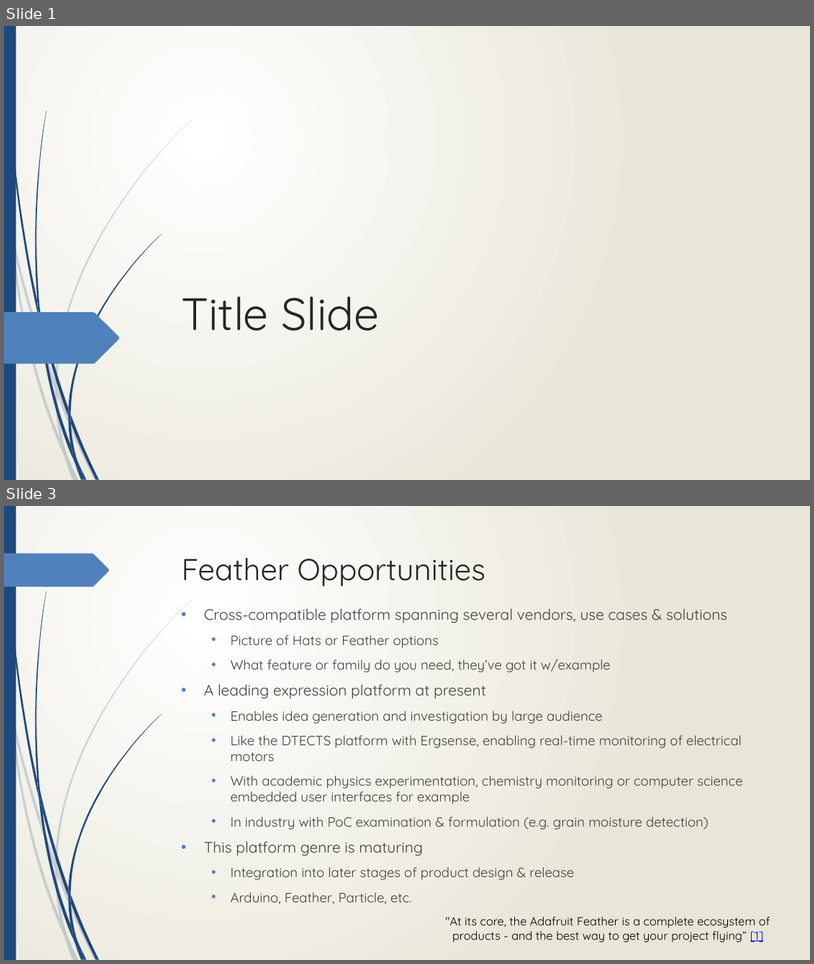
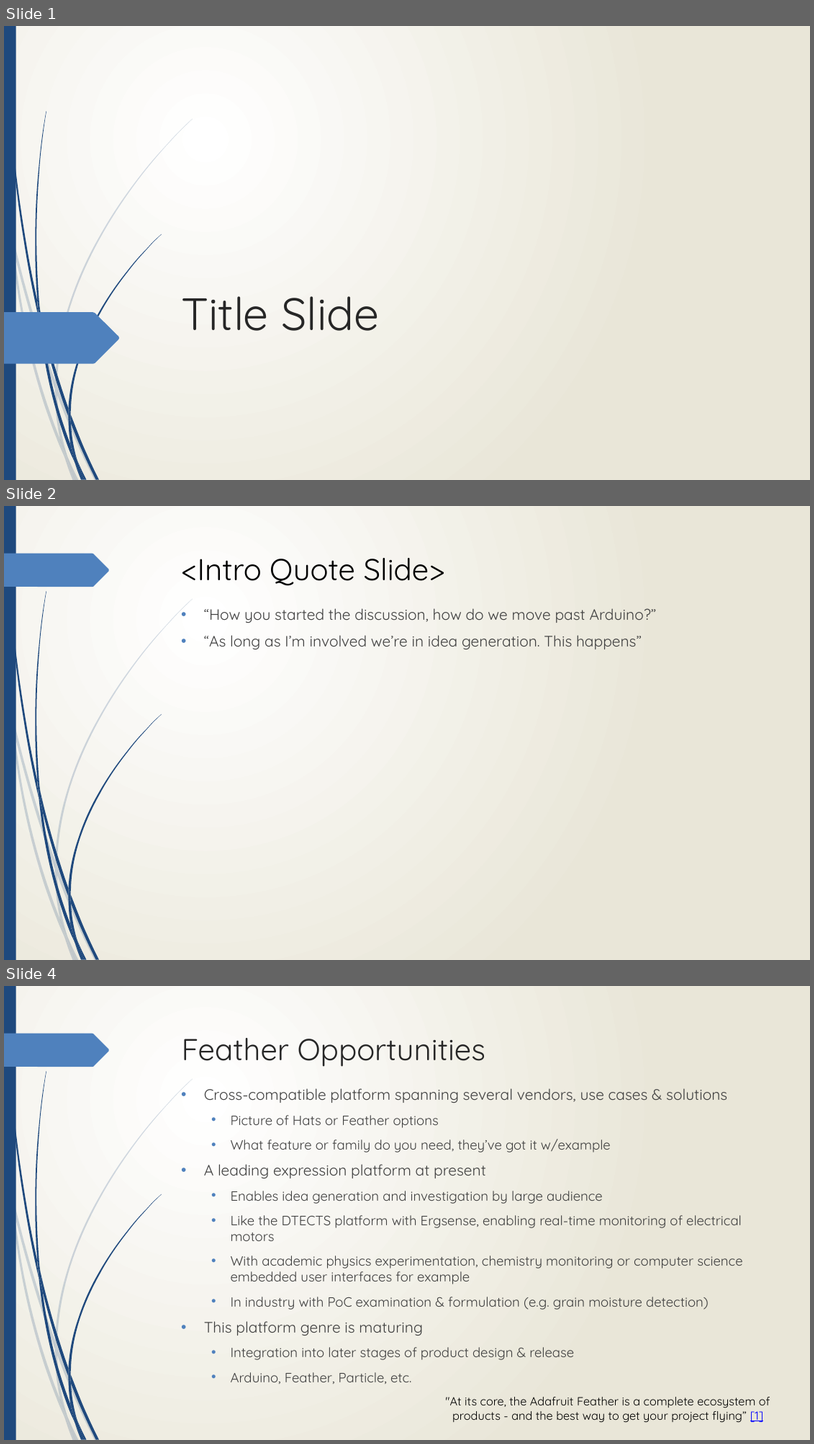
Before and after one commit to Jmr-Work/Pivotal_Presentation, a slide deck: Suppl/Pivotal Presentation - DTECTS.pptx. Shown one above the other, each under a label of ours: slides 1 and 3 before the commit, slides 1, 2 and 4 after it; the slides between them are not shown. The pictures are 814x964 and 814x1444 pixels, drawn with LibreOffice and Linux fonts; fonts in the diff are those of the drawing. Boxes give left, top, right and bottom in pixels: in the first picture for what was removed or moved away, otherwise in the second. Text is boxed around its words. In the diff, an @@ line names an element or a change of style, - is before the commit and + after.

```diff
--- a/Suppl/Pivotal Presentation - DTECTS.pptx
+++ b/Suppl/Pivotal Presentation - DTECTS.pptx
@@ slide 2 added at (4,506,810,960), background gradient #FFFFFF to #EAE7D8; not listed: 24 template elements that a slide beside it also shows @@
@@ title added at (182,558,445,586), 36 pt, text #000000 @@
+<Intro Quote Slide>
@@ text added at (204,608,657,649), 18 pt, text #404040 @@
+• “How you started the discussion, how do we move past Arduino?”
+• “As long as I’m involved we’re in idea generation. This happens”
@@ what was slide 3 is now slide 4 @@
```
Also in this commit, not shown: 1 slide changed, 1 other slide added, 6 other files.
